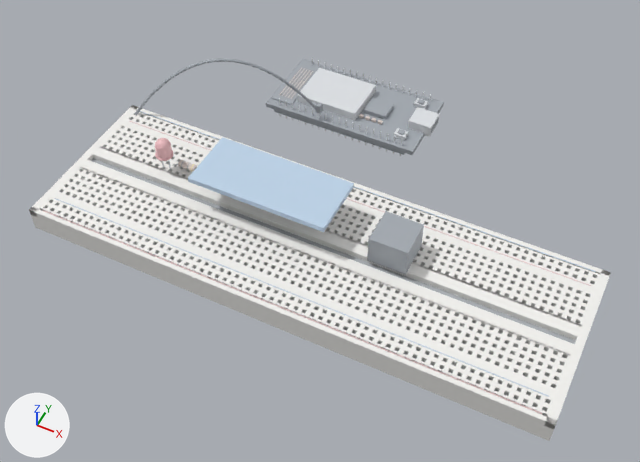
Before and after pictures for a commit that changed the glTF model mcp-server/physical_studio/bench/ready/distance-alarm/step-7.glb.
Camera for both pictures: a 50 mm lens placed at (0.0799, -0.1538, 0.2058), pointed at (-0.0022, 0.0104, 0.0006). The axes (+X, +Y, +Z) are drawn at lower left. The lights are the same throughout. The older version comes first. Where no turn or scale is listed for an object, it has been applied to the vertices. Vertices at exactly the same position are counted once.

Script lines for the objects in view, before the commit:
```python
me_breadboard__mesh = bpy.data.meshes.new('breadboard__mesh')
me_breadboard__mesh.from_pydata(...)  # 8308 vertices, 16044 faces; spans x -0.083..0.083, y -0.028..0.028, z 0.0..0.008
me_breadboard__mesh.materials.append(mat_defaultmaterial)
me_buzzer__mesh = bpy.data.meshes.new('buzzer__mesh')
me_buzzer__mesh.from_pydata(...)  # a box spanning x 0.01813..0.03013, y 0.00035..0.01235, z 0.008..0.0175
me_buzzer__mesh.materials.append(mat_defaultmaterial_005)
me_sensor__mesh = bpy.data.meshes.new('sensor__mesh')
me_sensor__mesh.from_pydata(...)  # a box spanning x -0.039..0.006, y -0.0036..0.0164, z 0.0182..0.0198
me_sensor__mesh.materials.append(mat_defaultmaterial_004)
me_uno__mesh = bpy.data.meshes.new('uno__mesh')
me_uno__mesh.from_pydata(...)  # 708 vertices, 1176 faces; spans x -0.0435..0.0137, y 0.051..0.079, z 0.0008..0.009
me_uno__mesh.materials.append(mat_defaultmaterial_001)
ob_breadboard__mesh = bpy.data.objects.new('breadboard__mesh', me_breadboard__mesh)
ob_breadboard__mesh.location = (0.0, 0.0, 0.0)
ob_buzzer__mesh = bpy.data.objects.new('buzzer__mesh', me_buzzer__mesh)
ob_buzzer__mesh.location = (0.0, 0.0, 0.0)
ob_sensor__mesh = bpy.data.objects.new('sensor__mesh', me_sensor__mesh)
ob_sensor__mesh.location = (0.0, 0.0, 0.0)
ob_uno__mesh = bpy.data.objects.new('uno__mesh', me_uno__mesh)
ob_uno__mesh.location = (0.0, 0.0, 0.0)
```
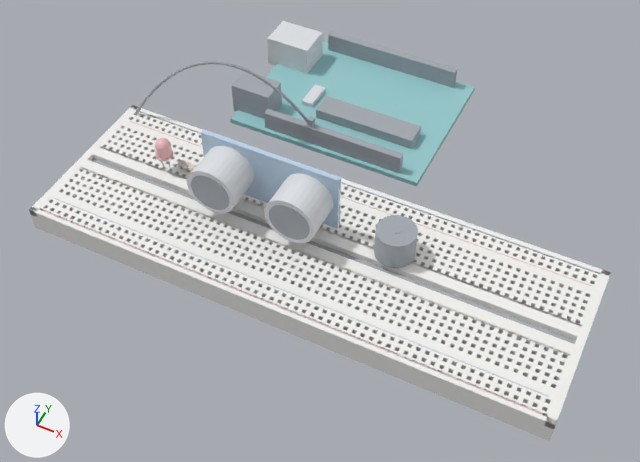
What differs and where, as boxes [x1, y1, x2, y2] in the pictures (640 x 462 px):
'uno__mesh', reshaped (37% wider, 68% taller): before [266, 58, 444, 156]; after [230, 21, 475, 186]
'sensor__mesh', reshaped (7% narrower, 20% taller): before [188, 137, 354, 232]; after [187, 129, 341, 243]
'buzzer__mesh', reshaped (22% narrower, 17% shorter): before [367, 211, 424, 275]; after [374, 215, 418, 268]
part 1 of me_uno__mesh, added (cyan): after [230, 41, 475, 186]
part 2 of me_uno__mesh, added: after [267, 21, 322, 74]
part 3 of me_uno__mesh, added: after [232, 71, 282, 119]
part 4 of me_uno__mesh, added: after [316, 96, 421, 149]
part 5 of me_uno__mesh, added: after [302, 84, 325, 108]
part 6 of me_uno__mesh, added: after [264, 109, 403, 173]
part 7 of me_uno__mesh, added: after [328, 31, 457, 88]
part 8 of me_uno__mesh, deleted: before [266, 59, 444, 155]

The edits, one by one:
me_uno__mesh is used by ob_uno__mesh; location (0.0, 0.0, 0.0).
me_uno__mesh had 708 vertices, 1176 faces and spanned x -0.0435..0.0137, y 0.051..0.079, z 0.0008..0.009.
me_uno__mesh now has 56 vertices, 84 faces and spans x -0.054..0.0183, y 0.0383..0.0917, z 0.0038..0.0158.
me_uno__mesh part 1: a new loose piece, a box spanning x -0.0503..0.0183, y 0.0383..0.0917, z 0.0042..0.0058, in mat_defaultmaterial_001.
me_uno__mesh part 2: a new loose piece, a box spanning x -0.054..-0.038, y 0.072..0.084, z 0.0048..0.0158, in mat_defaultmaterial_001.
me_uno__mesh part 3: a new loose piece, a box spanning x -0.052..-0.038, y 0.0435..0.0525, z 0.0048..0.0158, in mat_defaultmaterial_001.
me_uno__mesh part 4: a new loose piece, a box spanning x -0.0245..0.0105, y 0.052..0.06, z 0.0058..0.0093, in mat_defaultmaterial_001.
me_uno__mesh part 5: a new loose piece, a box spanning x -0.032..-0.028, y 0.056..0.066, z 0.0058..0.0074, in mat_defaultmaterial_001.
me_uno__mesh part 6: a new loose piece, a box spanning x -0.0375..0.0115, y 0.0397..0.0422, z 0.0038..0.0123, in mat_defaultmaterial_001.
me_uno__mesh part 7: a new loose piece, a box spanning x -0.0375..0.0115, y 0.0879..0.0904, z 0.0038..0.0123, in mat_defaultmaterial_001.
me_uno__mesh part 8: 302 vertices removed from x -0.0435..0.0137, y 0.051..0.079, z 0.0008..0.009.
Other edits to the shape of me_uno__mesh do not show in these pictures.
me_sensor__mesh is used by ob_sensor__mesh; location (0.0, 0.0, 0.0).
me_sensor__mesh had 8 vertices, 12 faces and spanned x -0.039..0.006, y -0.0036..0.0164, z 0.0182..0.0198.
me_sensor__mesh now has 334 vertices, 632 faces and spans x -0.039..0.006, y -0.0066..0.0081, z 0.008..0.0305.
me_sensor__mesh part 9: 8 vertices removed from x -0.039..0.006, y -0.0036..0.0164, z 0.0182..0.0198; 334 vertices added at x -0.039..0.006, y -0.0066..0.0081, z 0.008..0.0305.
me_buzzer__mesh is used by ob_buzzer__mesh; location (0.0, 0.0, 0.0).
me_buzzer__mesh had 8 vertices, 12 faces and spanned x 0.01813..0.03013, y 0.00035..0.01235, z 0.008..0.0175.
me_buzzer__mesh now has 143 vertices, 272 faces and spans x 0.01813..0.03013, y 0.00035..0.01235, z 0.008..0.0181.
me_buzzer__mesh part 10: 8 vertices removed from x 0.01813..0.03013, y 0.00035..0.01235, z 0.008..0.0175; 143 vertices added at x 0.01813..0.03013, y 0.00035..0.01235, z 0.008..0.0181.
